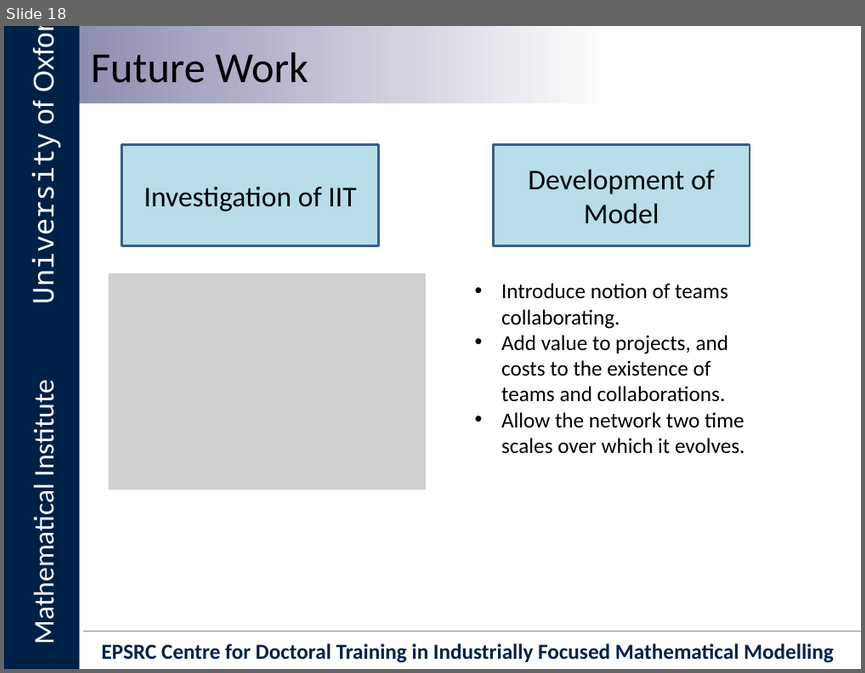
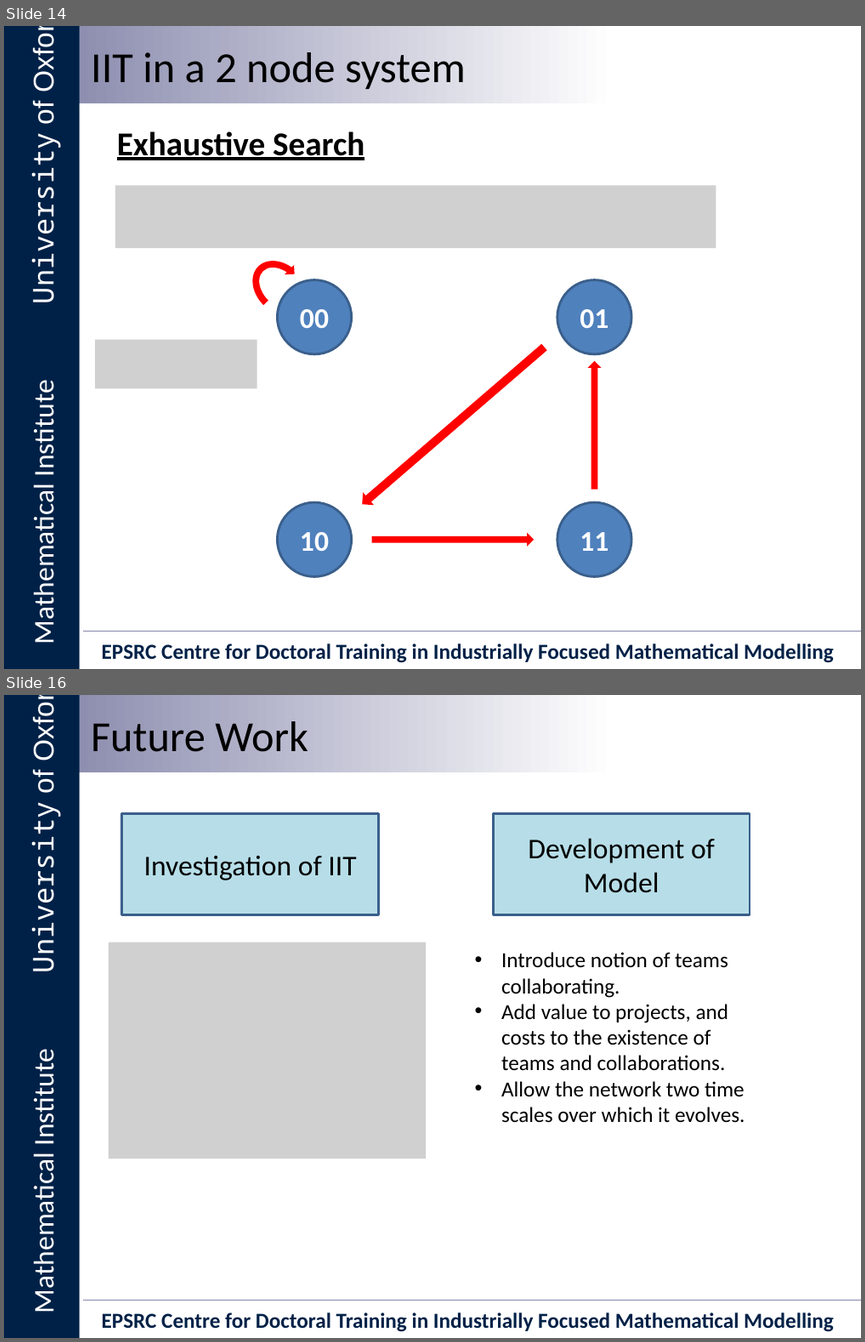
Before and after one commit to Ectheleon/IIT-Mini-Project, a slide deck: Writeup/Presentation/Integrated Information Theory for Organisational Consciousness.pptx. Shown one above the other, each under a label of ours: slide 18 before the commit, slides 14 and 16 after it; the slides between them are not shown. The pictures are 865x673 and 865x1342 pixels, drawn with LibreOffice and Linux fonts; fonts in the diff are those of the drawing; grey boxes stand for pictures; background and template pictures are left out. Boxes give left, top, right and bottom in pixels: in the first picture for what was removed or moved away, otherwise in the second. Text is boxed around its words. In the diff, an @@ line names an element or a change of style, - is before the commit and + after.

Commit message:
Removed some slides, added description of 2 node system.

```diff
--- a/Writeup/Presentation/Integrated Information Theory for Organisational Consciousness.pptx
+++ b/Writeup/Presentation/Integrated Information Theory for Organisational Consciousness.pptx
@@ slide 14 added at (x1=4, y1=26, x2=861, y2=669), background #FFFFFF; not listed: 6 template elements that a slide beside it also shows @@
@@ text added at (x1=91, y1=52, x2=466, y2=89), 36 pt, text #000000 @@
+IIT in a 2 node system
@@ text added at (x1=117, y1=131, x2=364, y2=160), 28 pt, text #000000, bold, underline @@
+Exhaustive Search
@@ picture added at (x1=115, y1=185, x2=716, y2=248) @@
@@ circular arrow added at (x1=237, y1=244, x2=324, y2=331), fill #FF0000 @@
@@ ellipse added at (x1=278, y1=279, x2=352, y2=354), fill #4F81BD, outline #3A5F8C 2 pt, 24 pt, text #FFFFFF, bold @@
+00
@@ ellipse added at (x1=557, y1=279, x2=632, y2=354), fill #4F81BD, outline #3A5F8C 2 pt, 24 pt, text #FFFFFF, bold @@
+01
@@ picture added at (x1=95, y1=340, x2=256, y2=388) @@
@@ right arrow added at (x1=357, y1=340, x2=550, y2=510), fill #FF0000 @@
@@ right arrow added at (x1=587, y1=361, x2=602, y2=489), fill #FF0000 @@
@@ ellipse added at (x1=278, y1=502, x2=352, y2=577), fill #4F81BD, outline #3A5F8C 2 pt, 24 pt, text #FFFFFF, bold @@
+10
@@ ellipse added at (x1=557, y1=502, x2=632, y2=577), fill #4F81BD, outline #3A5F8C 2 pt, 24 pt, text #FFFFFF, bold @@
+11
@@ right arrow added at (x1=371, y1=533, x2=534, y2=546), fill #FF0000 @@
@@ what was slide 18 is now slide 16 @@
```
Also in this commit, not shown: 2 other slides added, 2 slides removed.
